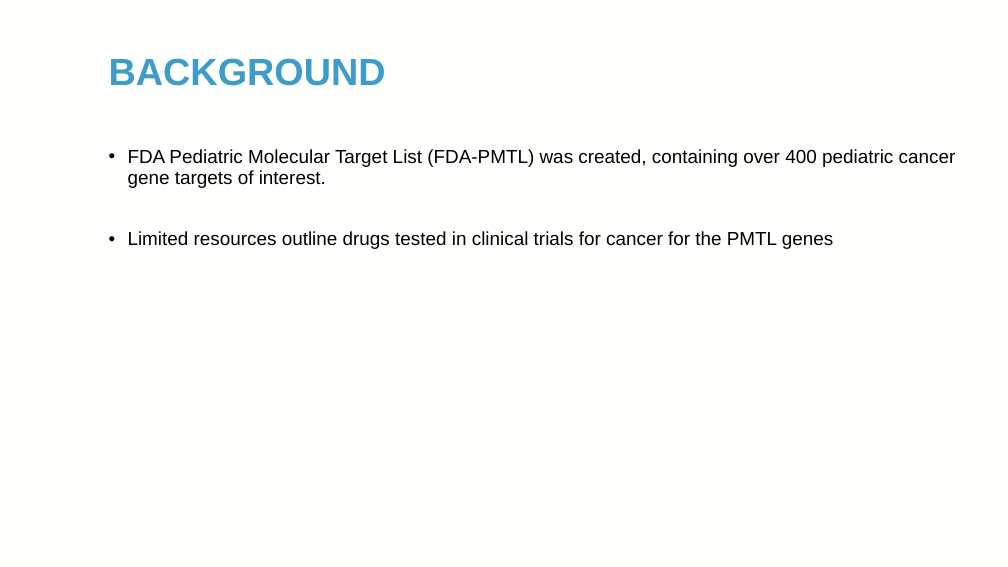
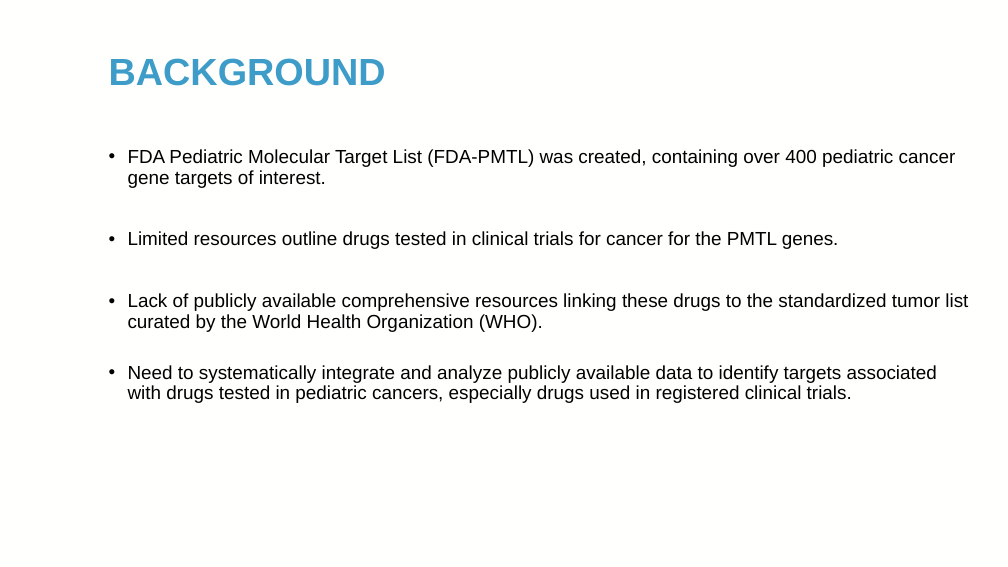
Before and after one commit to TaylorResearchLab/CANTOS, a slide deck: slide 2 of presentations/Slide_Deck.pptx. Drawn at 1008x567 pixels with LibreOffice and Linux fonts; fonts in the diff are those of the drawing; background and template pictures are left out. Boxes give left, top, right and bottom in pixels: in the first picture for what was removed or moved away, otherwise in the second. Text is boxed around its words. In the diff, an @@ line names an element or a change of style, - is before the commit and + after.

Commit message:
update ppt

```diff
--- a/presentations/Slide_Deck.pptx
+++ b/presentations/Slide_Deck.pptx
@@ text at (128, 231, 968, 403): text changed @@
-• Limited resources outline drugs tested in clinical trials for cancer for the PMTL genes
+• Limited resources outline drugs tested in clinical trials for cancer for the PMTL genes.
+• Lack of publicly available comprehensive resources linking these drugs to the standardized tumor list curated by the World Health Organization (WHO).
+• Need to systematically integrate and analyze publicly available data to identify targets associated with drugs tested in pediatric cancers, especially drugs used in registered clinical trials.
```
Also in this commit, not shown: 1 slide added, 1 slide removed, 3 other files.
